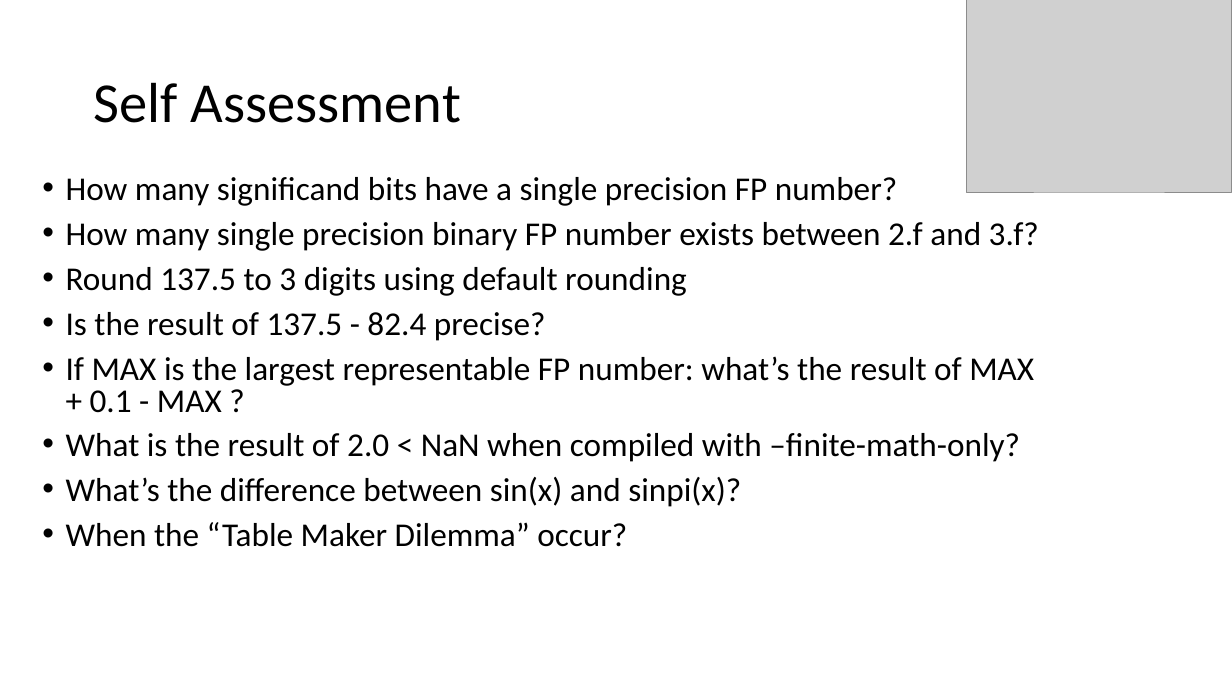
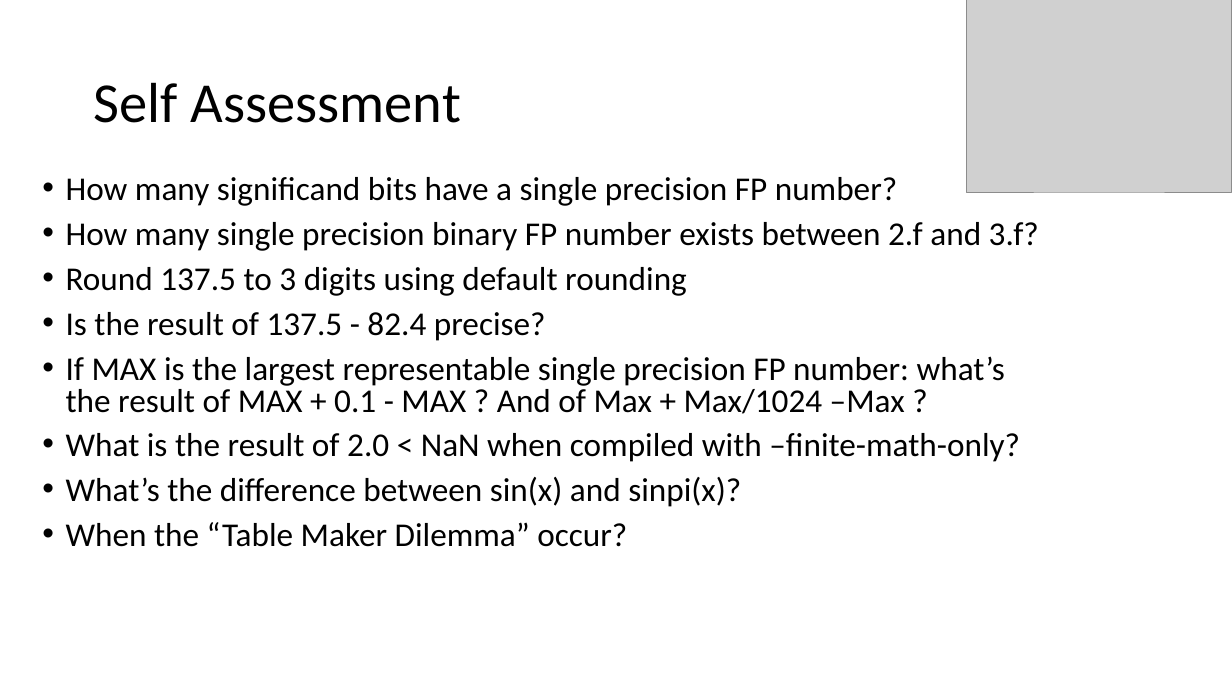
Before and after one commit to VinInn/FPCourse, a slide deck: slide 63 of Slides/FPforScientist.pptx (slide 62 before the commit). Drawn at 1232x693 pixels with LibreOffice and Linux fonts; fonts in the diff are those of the drawing; grey boxes stand for pictures. Boxes give left, top, right and bottom in pixels: in the first picture for what was removed or moved away, otherwise in the second. Text is boxed around its words. In the diff, an @@ line names an element or a change of style, - is before the commit and + after.

```diff
--- a/Slides/FPforScientist.pptx
+++ b/Slides/FPforScientist.pptx
@@ text at (66, 356, 1005, 414): text changed @@
-• If MAX is the largest representable FP number: what’s the result of MAX + 0.1 - MAX ?
+• If MAX is the largest representable single precision FP number: what’s the result of MAX + 0.1 - MAX ? And of Max + Max/1024 –Max ?
```
Also in this commit, not shown: 4 other slides changed, 1 slide added.
